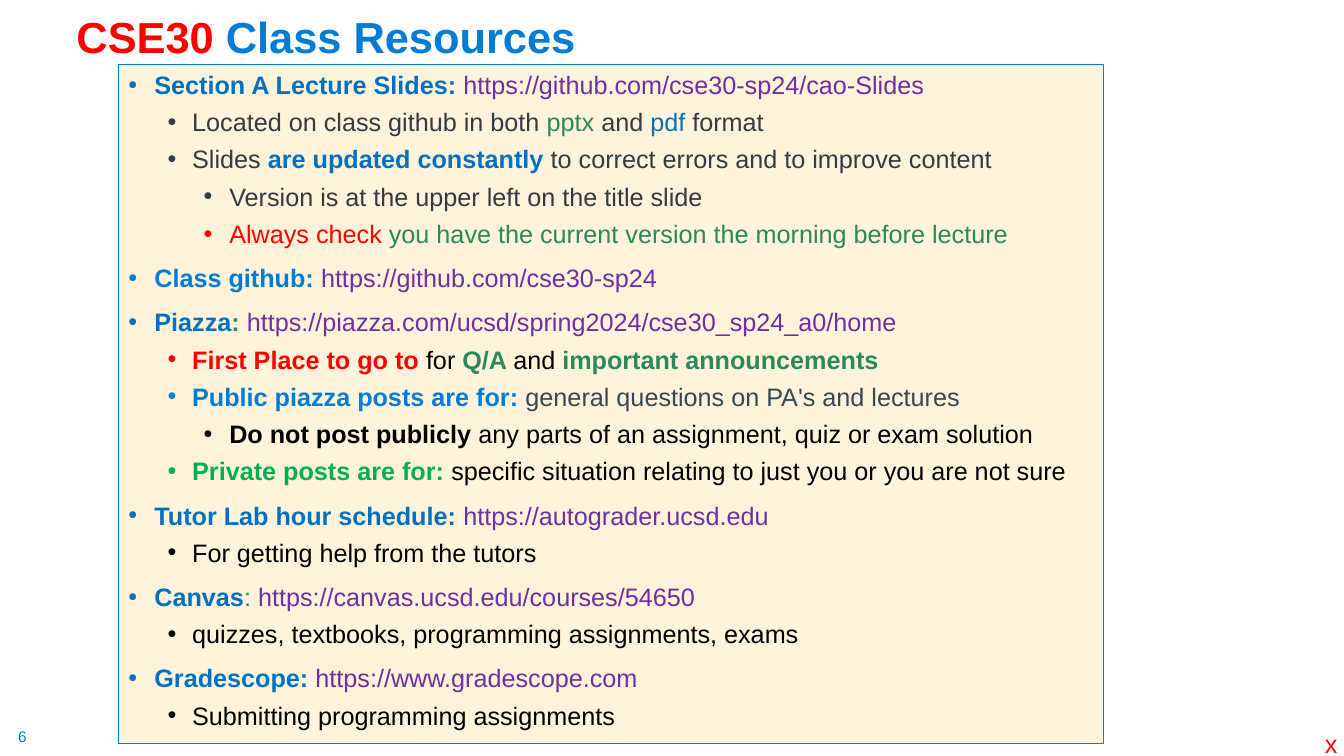
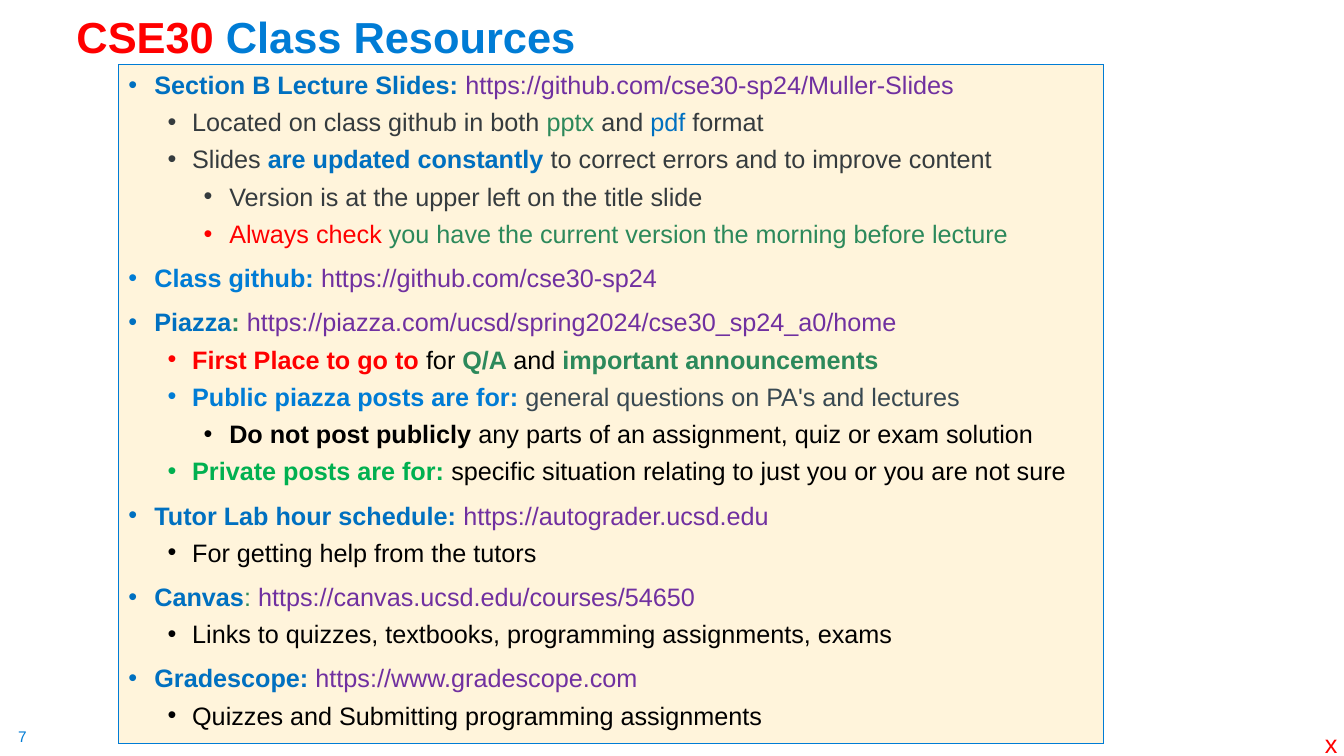
Before and after one commit to cse30-sp24/Cao-slides, a slide deck: slide 7 of 01-C-Part1.pptx (slide 6 before the commit). Drawn at 1344x756 pixels with LibreOffice and Linux fonts; fonts in the diff are those of the drawing. Boxes give left, top, right and bottom in pixels: in the first picture for what was removed or moved away, otherwise in the second. Text is boxed around its words. In the diff, an @@ line names an element or a change of style, - is before the commit and + after.

```diff
--- a/01-C-Part1.pptx
+++ b/01-C-Part1.pptx
@@ text at box(154, 75, 953, 100): text changed @@
-• Section A Lecture Slides: https://github.com/cse30-sp24/cao-Slides
+• Section B Lecture Slides: https://github.com/cse30-sp24/Muller-Slides
@@ text at box(192, 624, 892, 649): text changed @@
-  • quizzes, textbooks, programming assignments, exams
+  • Links to quizzes, textbooks, programming assignments, exams
@@ text at box(192, 706, 762, 730): text changed @@
-  • Submitting programming assignments
+  • Quizzes and Submitting programming assignments
@@ page number at box(18, 731, 27, 742): text changed @@
-6
+7
```
Also in this commit, not shown: 33 other slides changed, 4 slides added, 1 slide removed.
